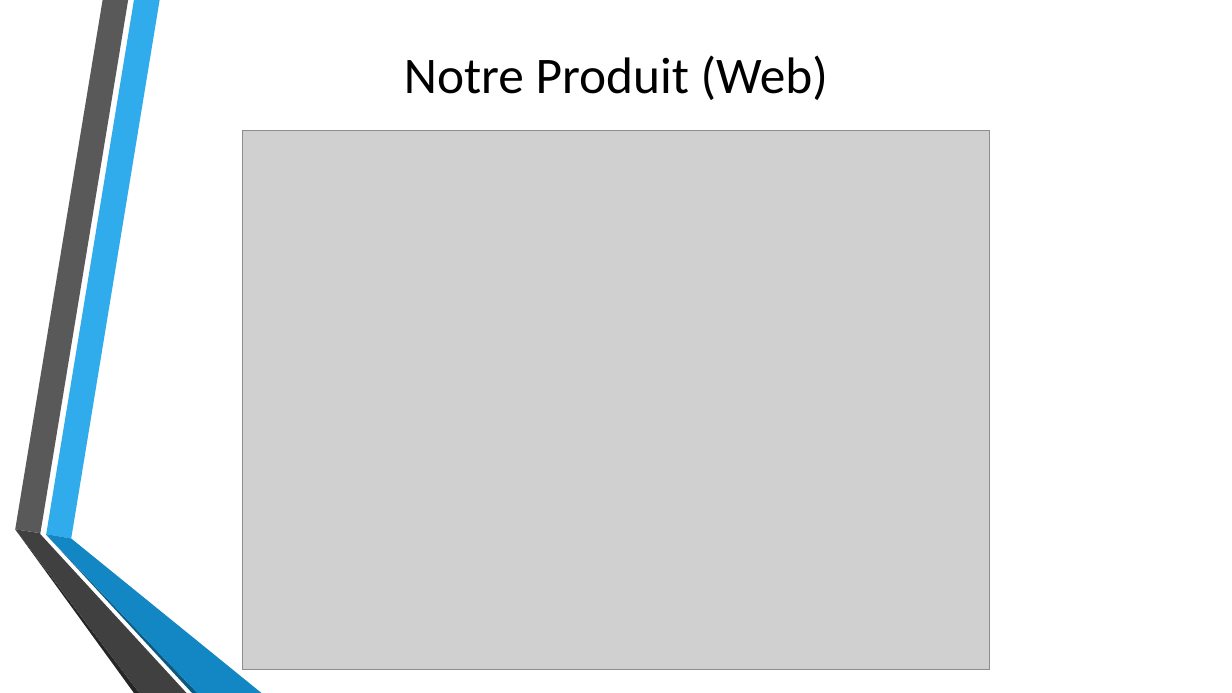
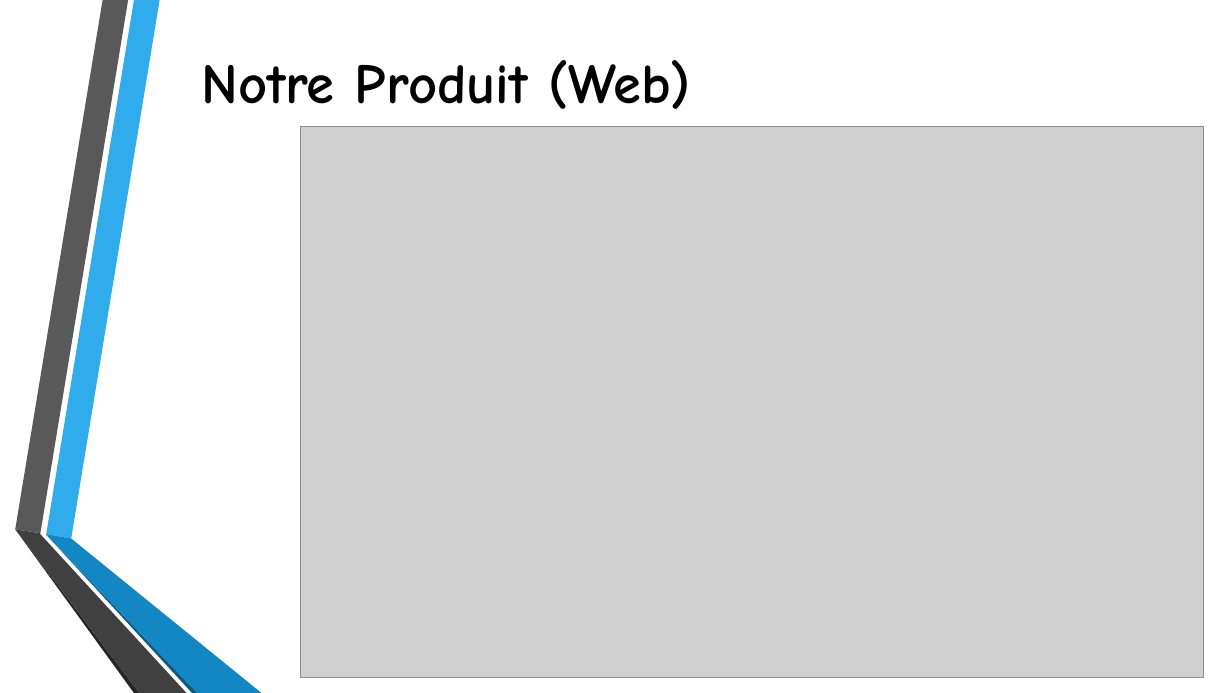
Before and after one commit to LysAMa/womenHackathon, a slide deck: slide 7 of Presentation/Chwa PaN’ - presentation2.pptx (slide 9 before the commit). Drawn at 1232x693 pixels with LibreOffice and Linux fonts; fonts in the diff are those of the drawing; grey boxes stand for pictures; background and template pictures are left out. Boxes give left, top, right and bottom in pixels: in the first picture for what was removed or moved away, otherwise in the second. Text is boxed around its words. In the diff, an @@ line names an element or a change of style, - is before the commit and + after.

```diff
--- a/Presentation/Chwa PaN’ - presentation2.pptx
+++ b/Presentation/Chwa PaN’ - presentation2.pptx
@@ title "Notre Produit (Web)": place and size @@
-title "Notre Produit (Web)" at (404,55,828,100)
+title "Notre Produit (Web)" at (202,60,691,109)
@@ title "Notre Produit (Web)" at (202,60,691,109): size 40 to 44 pt, font Calibri to Comic Neue, bold on @@
@@ picture: place and size @@
-picture at (242,131,989,670)
+picture at (300,127,1204,677)
```
Also in this commit, not shown: 6 other slides changed, 3 slides added, 4 slides removed.
